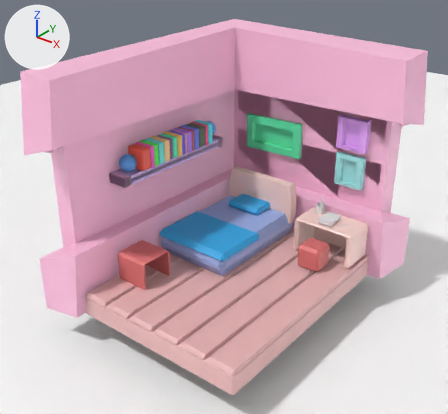
Before and after pictures for a commit that changed the FBX model room.fbx.
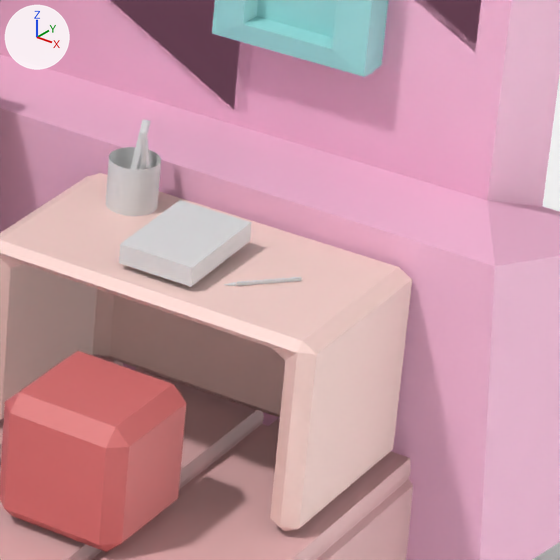
The first picture shows the older version from a 50 mm camera at (3.18, -4.14, 3.11) aimed at (0.06, -0.24, 0.69). The close-ups show both versions on the part from 66% to 88% of the width and 43% to 66% of the height of that picture; other places that the commit changed are outside them. The axes (+X, +Y, +Z) are drawn at upper left. The lights are the same throughout. Where no turn or scale is listed for an object, it has been applied to the vertices.
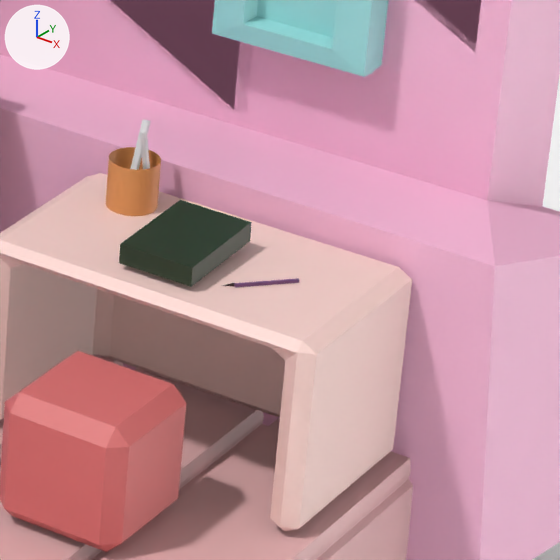
Boxes (x1, y1, x2, y2) around the edits, measured in the close-ups (560 x 560 px):
```json
{"object": "Cube.027", "change": "recoloured", "before": [119, 200, 252, 287], "after": [119, 200, 252, 287]}
{"object": "Cylinder", "change": "recoloured", "before": [106, 147, 161, 216], "after": [106, 147, 161, 216], "on screen": "grey to orange"}
{"object": "Cube.010", "change": "recoloured, moved", "before": [236, 277, 302, 286], "after": [234, 278, 299, 287]}
```

Scene script edits in JSON lines:
```json
{"op": "add", "block": "mat_material", "code": ["mat_material = principled_material('Material')", "mat_material.base_color = (0.0157, 0.0414, 0.0157)  # dark green #223922"]}
{"op": "add", "block": "mat_material_019", "code": ["mat_material_019 = principled_material('Material.019')", "mat_material_019.base_color = (0.8, 0.329, 0.103)  # orange #e79b5a"]}
{"block": "me_cube_044", "where": "me_cube_044.from_pydata(...)  # 12 vertices, 10 faces; spans x -0.0377..0.0377, y -0.0418..0.0418, z -0.0029..0.0029"}
{"op": "add", "block": "me_cube_044", "code": "me_cube_044.materials.append(mat_material_008)  # purple #7b4c7f"}
{"block": "me_cube_030", "where": "me_cube_030.from_pydata(...)  # 8 vertices, 6 faces; spans x -0.067..0.067, y -0.096..0.096, z -0.021..0.021"}
{"op": "add", "block": "me_cube_030", "code": "me_cube_030.materials.append(mat_material)  # dark green #223922"}
{"block": "me_cylinder", "where": "me_cylinder.from_pydata(...)  # 116 vertices, 59 faces; spans x -0.0434..0.0434, y -0.0434..0.0434, z -0.0579..0.0579"}
{"op": "add", "block": "me_cylinder", "code": "me_cylinder.materials.append(mat_material_019)  # orange #e79b5a"}
{"op": "set", "path": "ob_cube_010.location", "old": "(0.806, 0.637, 0.396)", "new": "(0.806, 0.629, 0.396)"}
```
